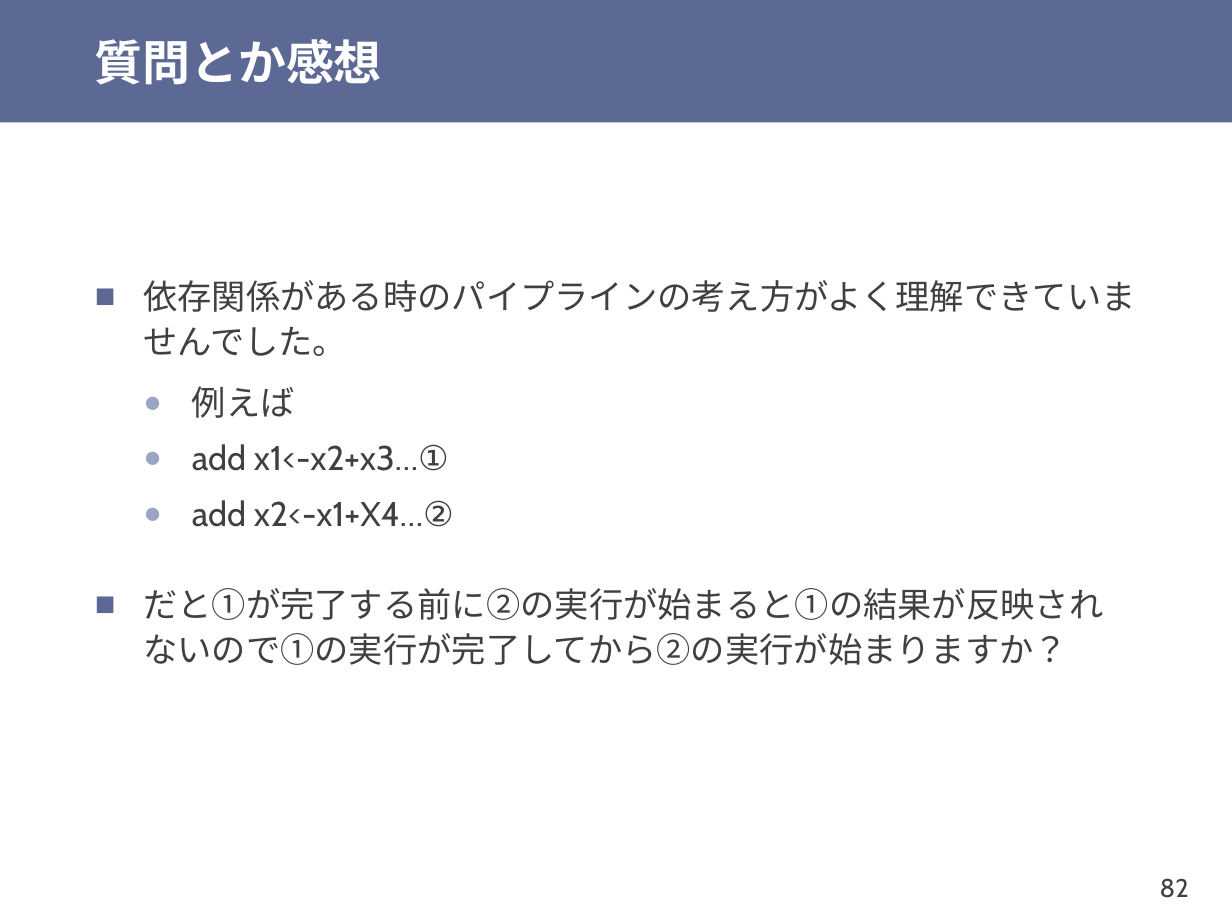
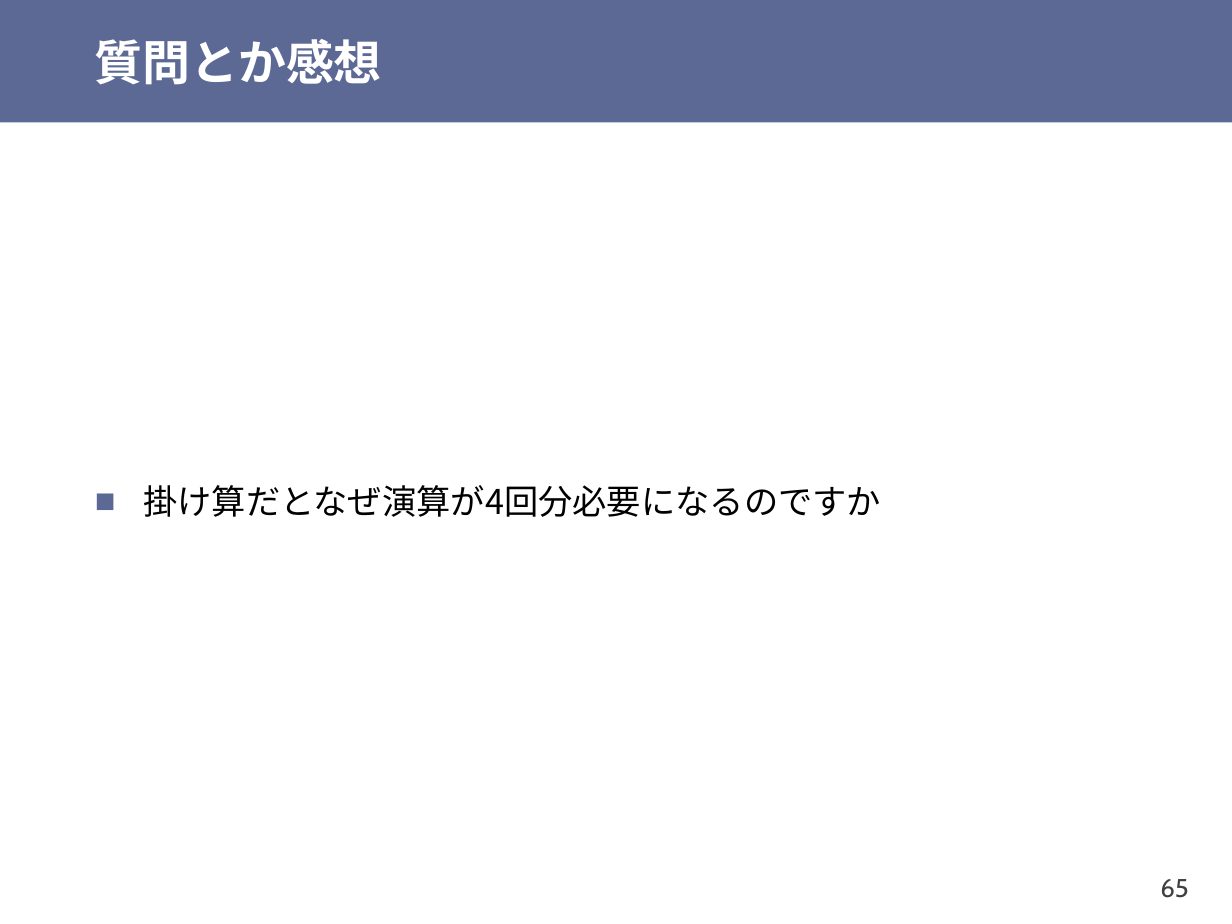
Before and after one commit to shioyadan/otya-computer-architecture-i, a slide deck: slide 65 of cai-shioya-08.pptx (slide 82 before the commit). Drawn at 1232x924 pixels with LibreOffice and Linux fonts; fonts in the diff are those of the drawing. Boxes give left, top, right and bottom in pixels: in the first picture for what was removed or moved away, otherwise in the second. Text is boxed around its words. In the diff, an @@ line names an element or a change of style, - is before the commit and + after.

```diff
--- a/cai-shioya-08.pptx
+++ b/cai-shioya-08.pptx
@@ text at (143,485,881,517): text changed; font Cabin to Noto Sans CJK JP; text colour #404040 to #000000 @@
-■ 依存関係がある時のパイプラインの考え方がよく理解できていませんでした。
-  ● 例えば
-  ● add x1<-x2+x3…①
-  ● add x2<-x1+X4…②
-■ だと①が完了する前に②の実行が始まると①の結果が反映されないので①の実行が完了してから②の実行が始まりますか？
+■ 掛け算だとなぜ演算が4回分必要になるのですか
@@ page number at (1160,879,1188,898): text changed @@
-82
+65
```
Also in this commit, not shown: 24 other slides changed, 5 slides added, 9 slides removed, 1 other file.
